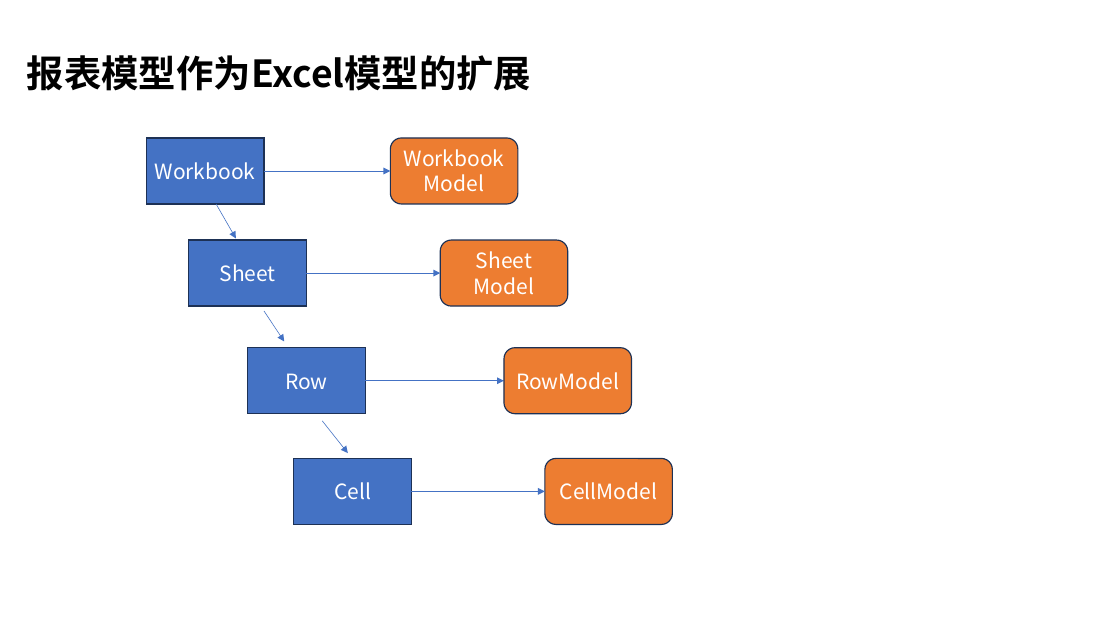
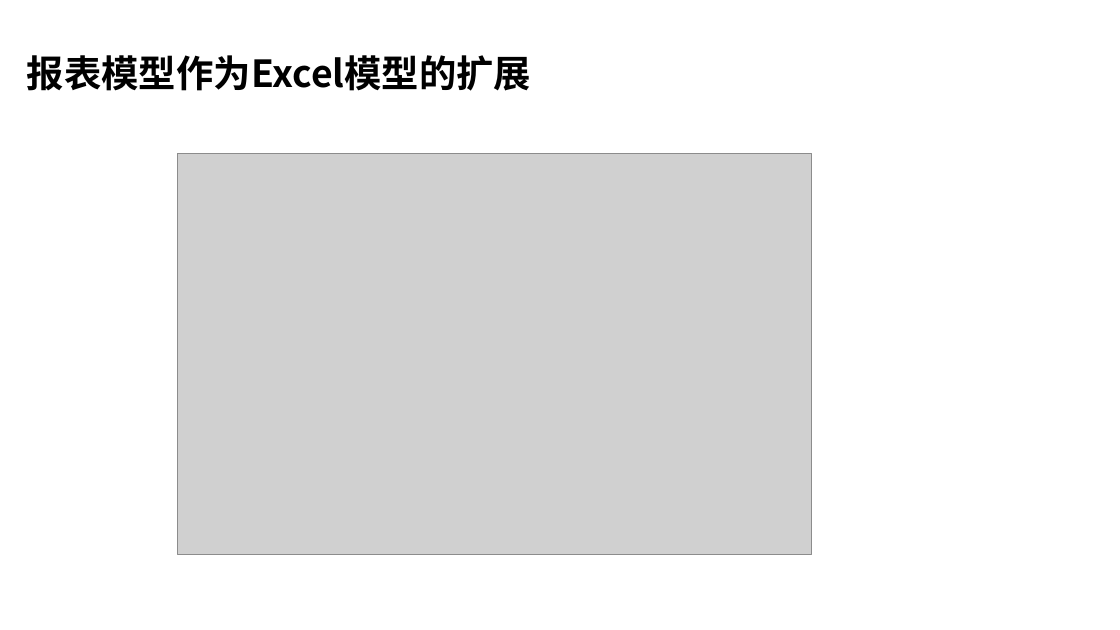
Before and after one commit to entropy-cloud/nop-entropy, a slide deck: slide 2 of docs/ppt/nop-report.pptx. Drawn at 1120x630 pixels with LibreOffice and Linux fonts; fonts in the diff are those of the drawing; grey boxes stand for pictures. Boxes give left, top, right and bottom in pixels: in the first picture for what was removed or moved away, otherwise in the second. Text is boxed around its words. In the diff, an @@ line names an element or a change of style, - is before the commit and + after.

```diff
--- a/docs/ppt/nop-report.pptx
+++ b/docs/ppt/nop-report.pptx
@@ rectangle removed at box(146, 138, 264, 204) @@
-Workbook
@@ rounded rectangle removed at box(391, 138, 518, 204) @@
-WorkbookModel
@@ picture added at box(178, 153, 812, 555) @@
@@ arrow removed from (264, 171) to (391, 171) @@
@@ arrow removed from (216, 204) to (236, 239) @@
@@ rectangle removed at box(189, 240, 307, 307) @@
-Sheet
@@ rounded rectangle removed at box(440, 240, 568, 307) @@
-Sheet Model
@@ arrow removed from (307, 273) to (440, 273) @@
@@ arrow removed from (264, 311) to (284, 342) @@
@@ rectangle removed at box(248, 348, 365, 414) @@
-Row
@@ rounded rectangle removed at box(504, 348, 632, 414) @@
-RowModel
@@ arrow removed from (353, 381) to (504, 381) @@
@@ arrow removed from (323, 421) to (348, 453) @@
@@ rectangle removed at box(294, 459, 412, 525) @@
-Cell
@@ rounded rectangle removed at box(545, 459, 673, 525) @@
-CellModel
@@ arrow removed from (412, 492) to (545, 492) @@
```
Also in this commit, not shown: 8 slides added, 2 slides removed, 2 other files.
